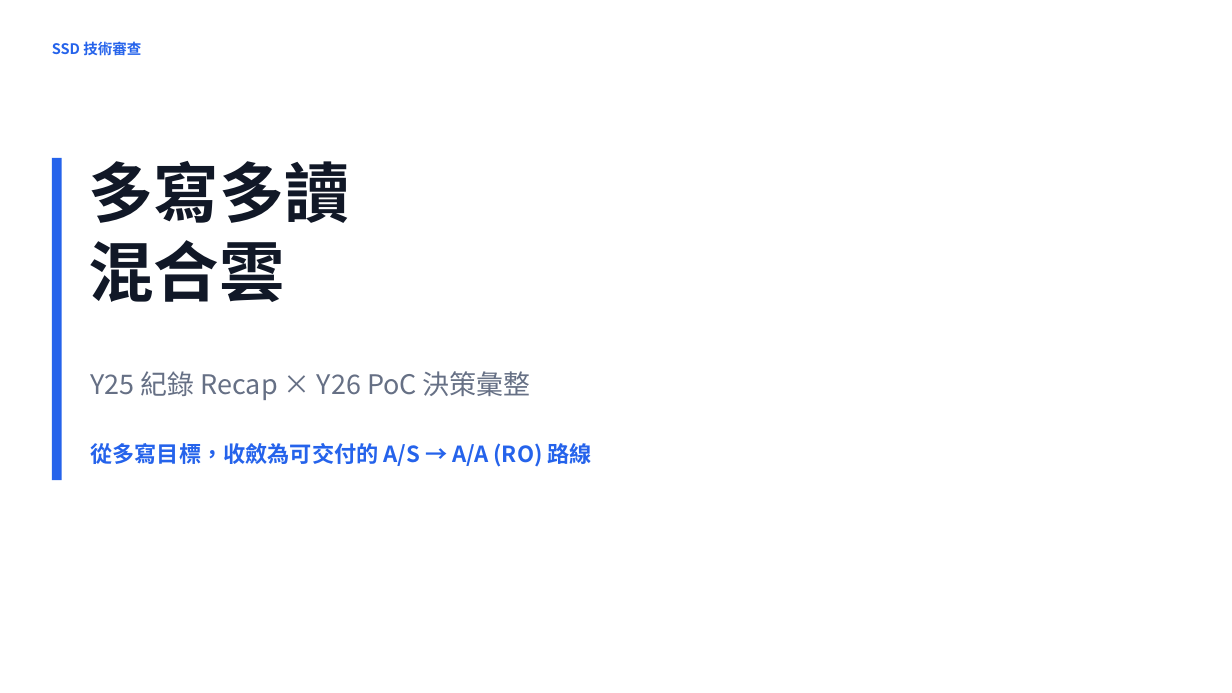
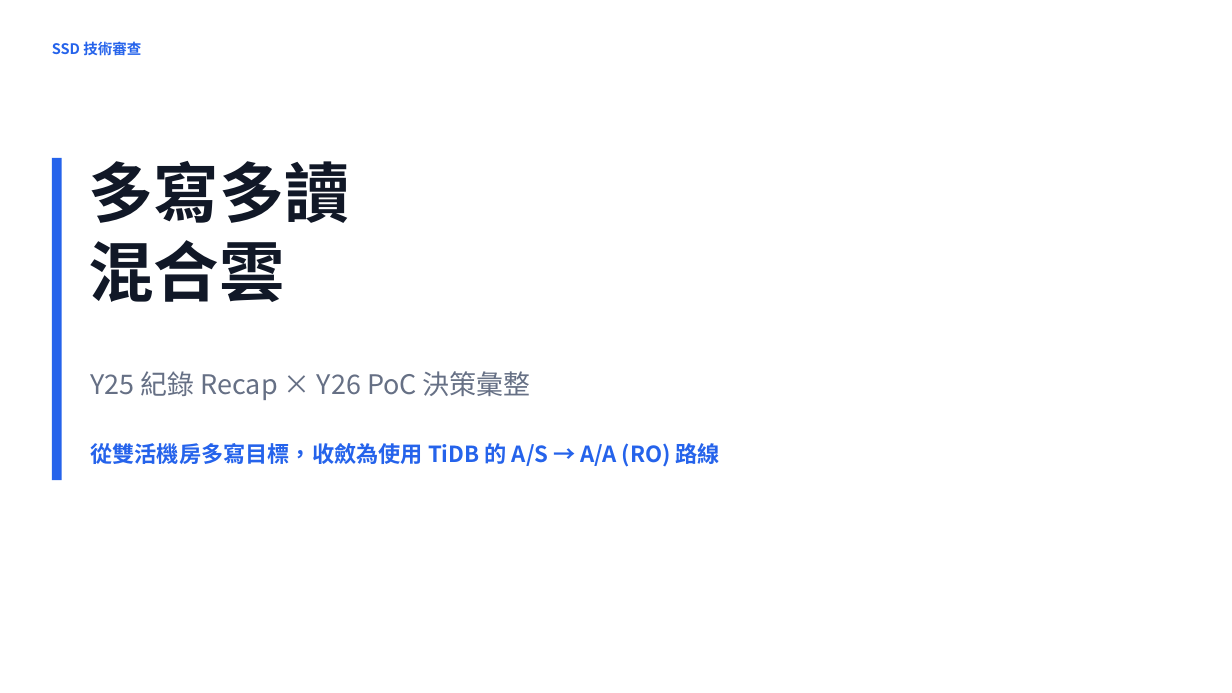
Before and after one commit to heavenruler/dba_career, a slide deck: slide 1 of poc/refresh/0827_slide_codex_v4.pptx. Drawn at 1232x693 pixels with LibreOffice and Linux fonts; fonts in the diff are those of the drawing. Boxes give left, top, right and bottom in pixels: in the first picture for what was removed or moved away, otherwise in the second. Text is boxed around its words. In the diff, an @@ line names an element or a change of style, - is before the commit and + after.

```diff
--- a/poc/refresh/0827_slide_codex_v4.pptx
+++ b/poc/refresh/0827_slide_codex_v4.pptx
@@ text at (90,440,720,468): text changed @@
-從多寫目標，收斂為可交付的 A/S → A/A (RO) 路線
+從雙活機房多寫目標，收斂為使用 TiDB 的 A/S → A/A (RO) 路線
```
Also in this commit, not shown: 6 other slides changed, 1 other file.
